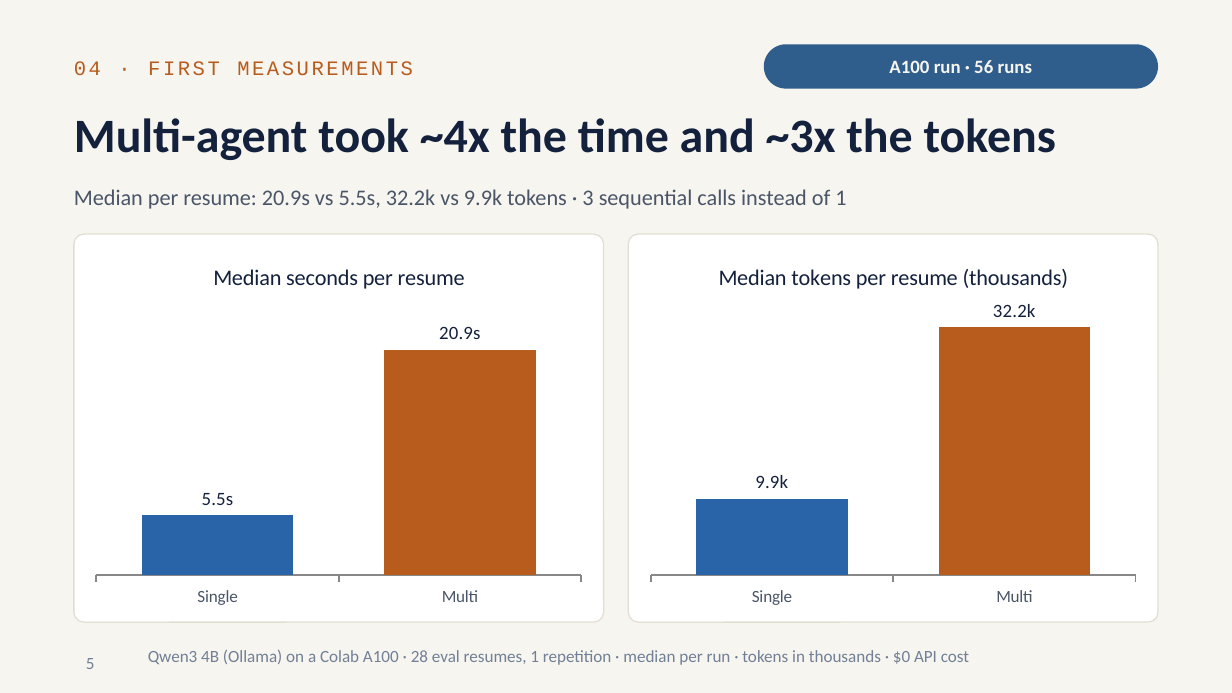
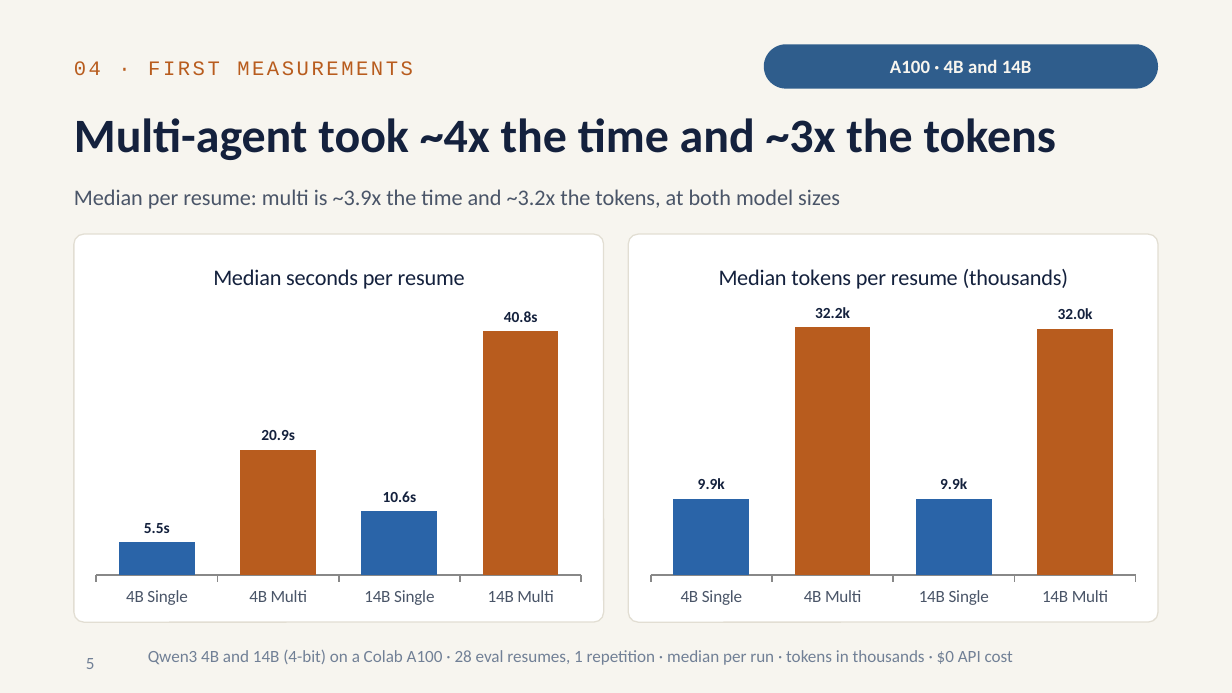
Before and after one commit to RitvikNeerattil/agentic_resume_matcher, a slide deck: slide 5 of progress_update_2026-10.pptx. Drawn at 1232x693 pixels with LibreOffice and Linux fonts; fonts in the diff are those of the drawing. Boxes give left, top, right and bottom in pixels: in the first picture for what was removed or moved away, otherwise in the second. Text is boxed around its words. In the diff, an @@ line names an element or a change of style, - is before the commit and + after.

Commit message:
Update README with evaluation results on rjdfit dataset; add new result summaries and manifest files for 4B and 14B models

```diff
--- a/progress_update_2026-10.pptx
+++ b/progress_update_2026-10.pptx
@@ text in rounded rectangle at bbox=[890, 60, 1032, 73]: text changed @@
-A100 run · 56 runs
+A100 · 4B and 14B
@@ text at bbox=[74, 189, 840, 209]: text changed @@
-Median per resume: 20.9s vs 5.5s, 32.2k vs 9.9k tokens · 3 sequential calls instead of 1
+Median per resume: multi is ~3.9x the time and ~3.2x the tokens, at both model sizes
@@ column chart at bbox=[86, 244, 591, 614] @@
-categories: Single, Multi
+categories: 4B Single, 4B Multi, 14B Single, 14B Multi
-Series 1: 5.5, 20.9
+Series 1: 5.5, 20.9, 10.6, 40.8
@@ data labels of Series 1 changed @@
@@ column chart at bbox=[641, 244, 1146, 614] @@
-categories: Single, Multi
+categories: 4B Single, 4B Multi, 14B Single, 14B Multi
-Series 1: 9.9, 32.2
+Series 1: 9.9, 32.2, 9.9, 32
@@ data labels of Series 1 changed @@
@@ text at bbox=[148, 650, 1013, 665]: text changed @@
-Qwen3 4B (Ollama) on a Colab A100 · 28 eval resumes, 1 repetition · median per run · tokens in thousands · $0 API cost
+Qwen3 4B and 14B (4-bit) on a Colab A100 · 28 eval resumes, 1 repetition · median per run · tokens in thousands · $0 API cost
```
Also in this commit, not shown: 6 other slides changed, 8 other files.
